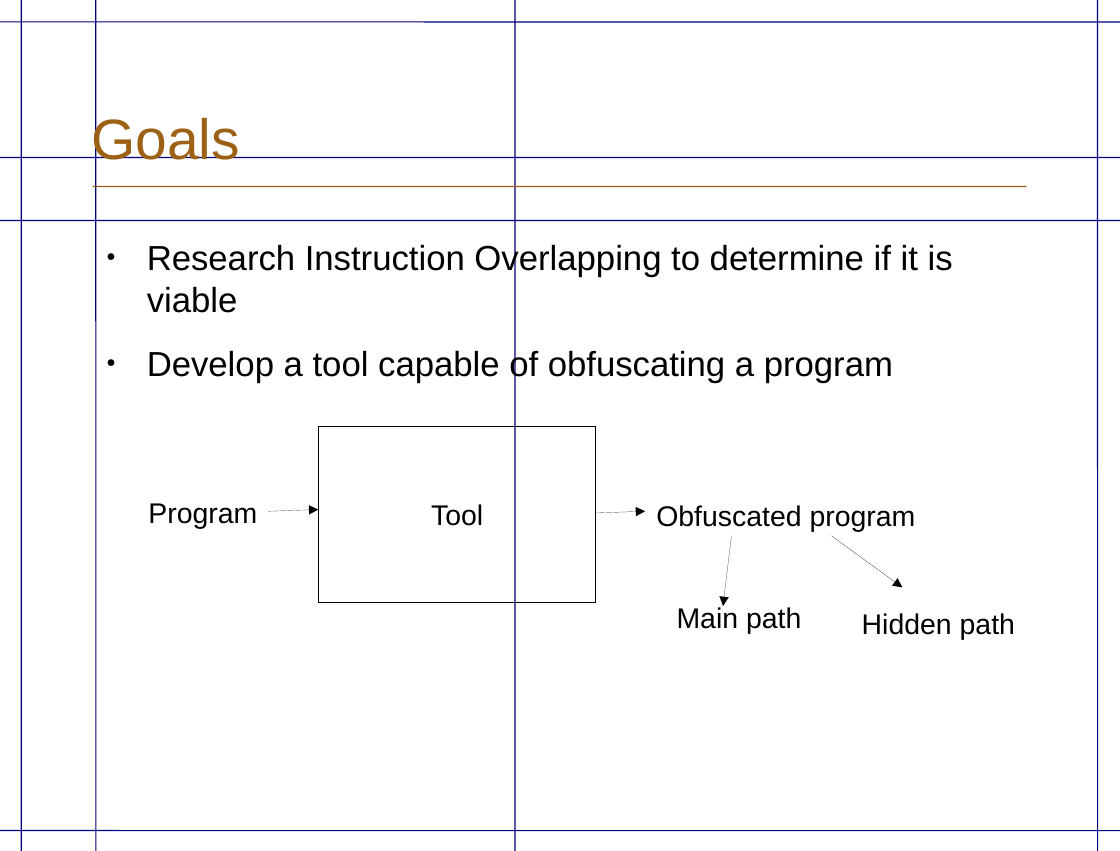
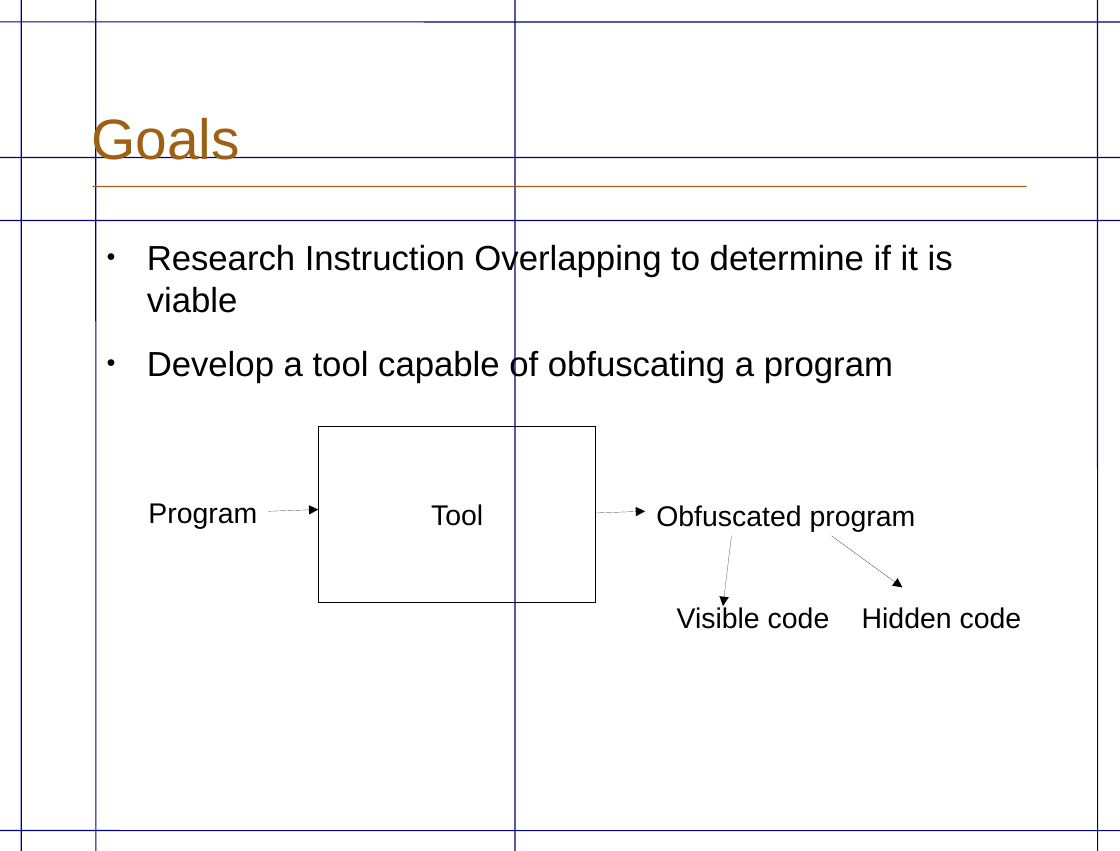
Before and after one commit to eriknylander/exjobb, a slide deck: slide 5 of Presentation/ExjobbPresentation _english.odp. Drawn at 1120x851 pixels with LibreOffice and Linux fonts; fonts in the diff are those of the drawing; background and template pictures are left out. Boxes give left, top, right and bottom in pixels: in the first picture for what was removed or moved away, otherwise in the second. Text is boxed around its words. In the diff, an @@ line names an element or a change of style, - is before the commit and + after.

```diff
--- a/Presentation/ExjobbPresentation _english.odp
+++ b/Presentation/ExjobbPresentation _english.odp
@@ text at bbox=[677, 605, 830, 629]: text changed @@
-Main path
+Visible code
@@ text at bbox=[862, 607, 1022, 629]: text changed @@
-Hidden path
+Hidden code
```
Also in this commit, not shown: 1 other slide changed, 1 slide added, 1 slide removed, 1 other file.
